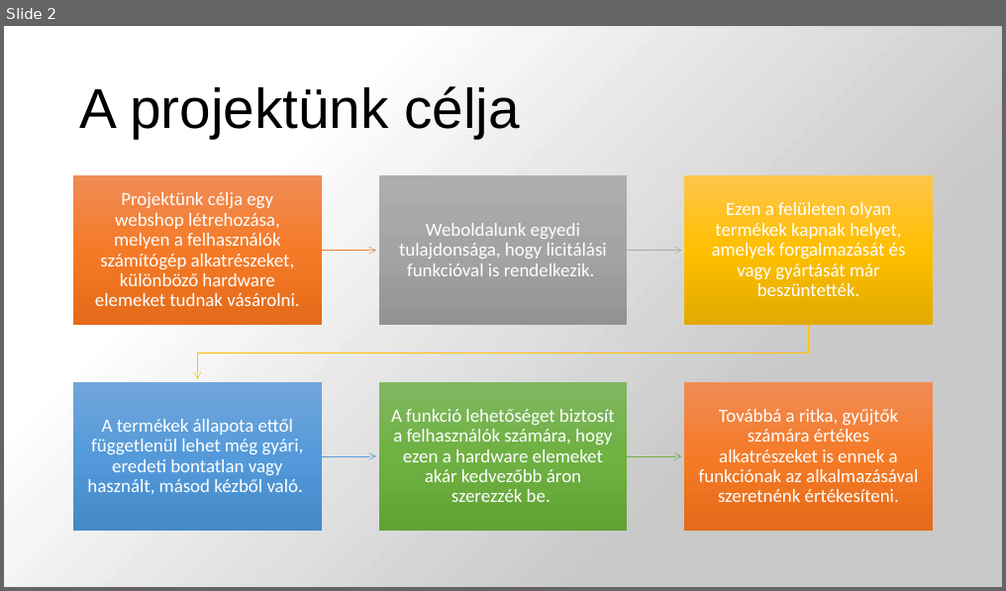
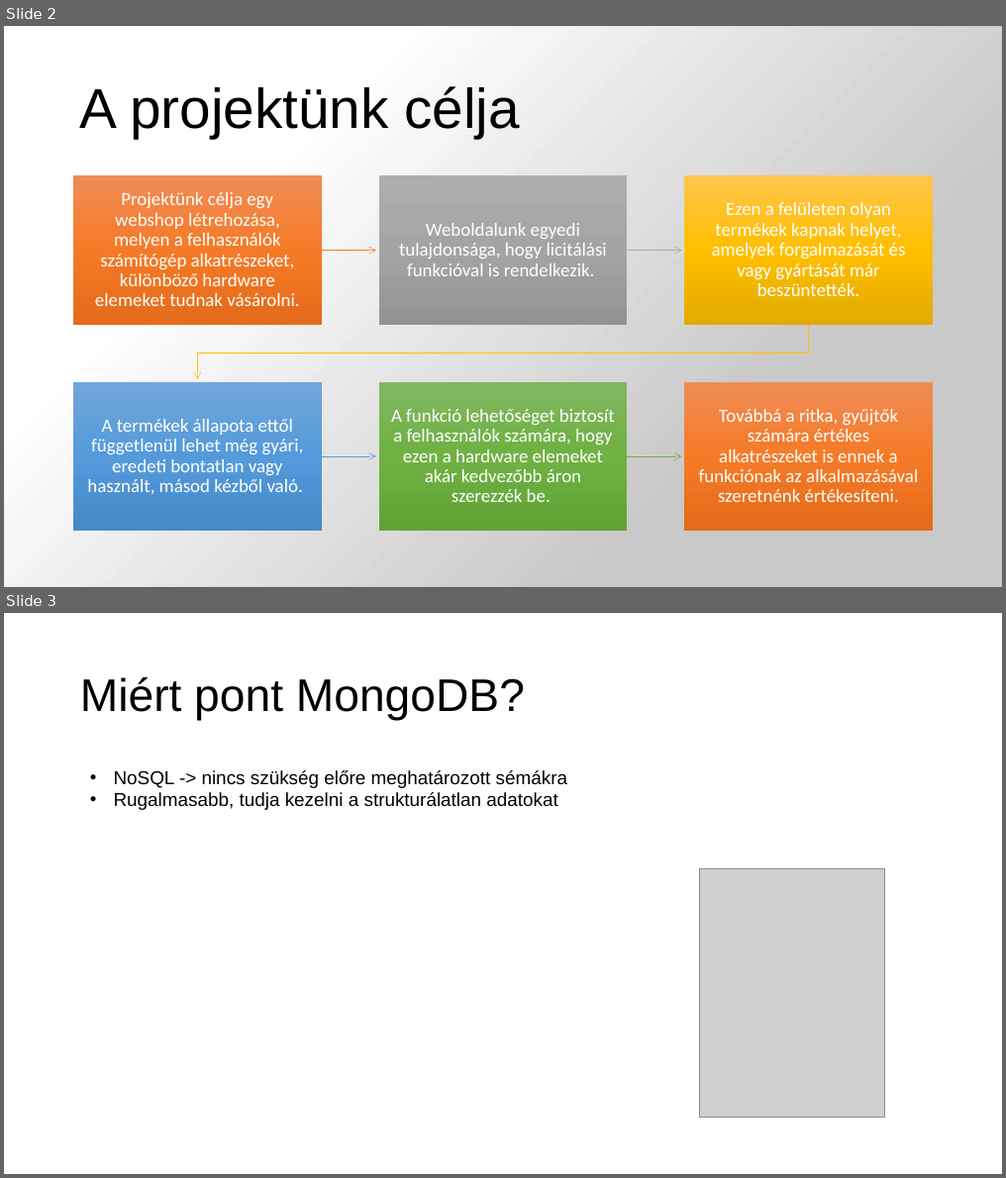
Before and after one commit to SzigetvariMark/pcweb, a slide deck: Bemutato.pptx. Shown one above the other, each under a label of ours: slide 2 before the commit, slides 2 and 3 after it. The pictures are 1006x591 and 1006x1178 pixels, drawn with LibreOffice and Linux fonts; fonts in the diff are those of the drawing; grey boxes stand for pictures; background and template pictures are left out; a plain dark background stands for a picture behind light text. Boxes give left, top, right and bottom in pixels: in the first picture for what was removed or moved away, otherwise in the second. Text is boxed around its words. In the diff, an @@ line names an element or a change of style, - is before the commit and + after.

```diff
--- a/Bemutato.pptx
+++ b/Bemutato.pptx
@@ slide 3 added at box(4, 613, 1002, 1174), background #FFFFFF @@
@@ title added at box(80, 677, 525, 721), 44 pt, text #000000 @@
+Miért pont MongoDB?
@@ text added at box(114, 770, 567, 810), 18 pt, text #000000 @@
+• NoSQL -> nincs szükség előre meghatározott sémákra
+• Rugalmasabb, tudja kezelni a strukturálatlan adatokat
@@ picture added at box(699, 868, 885, 1118) @@
```
Also in this commit, not shown: 1 slide removed.
